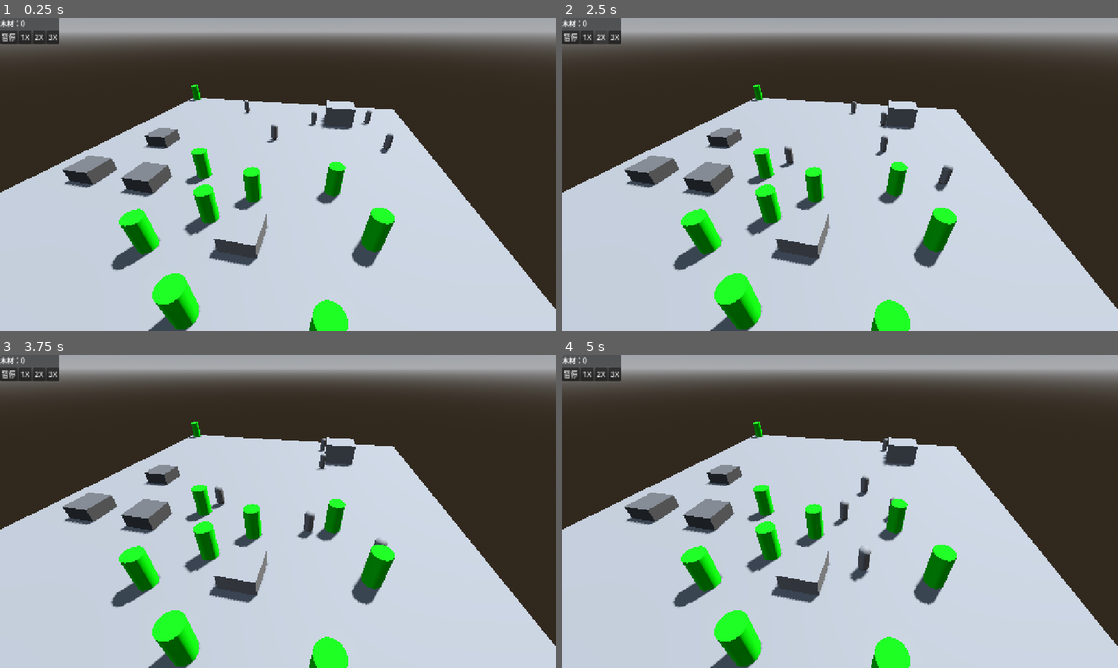
Above: before the commit, frames 1-4 (two rows, left to right).
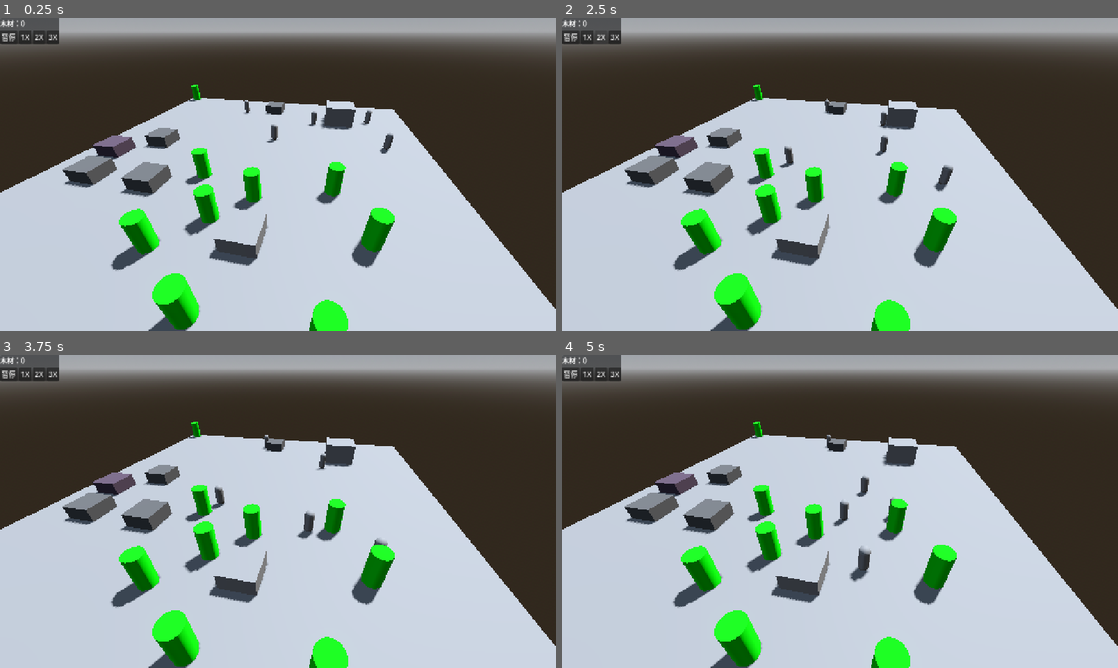
Above: after the commit, the same moments.

Repository: Qfather/gpt_game
Game: Godot game, scene res://Scene/main.tscn
The game is run twice, just before and just after one commit, with the same random seed, the same clock (stepped at 60 frames per second) and the same inputs.
Inputs (mouse positions are in pixels of both pictures, inside the frame that each line leads up to):
- Up to frame 1 (0.25 s): no input
- Up to frame 2 (2.5 s): click "暂停" at 0.5 s; click "1X" at 1.25 s; click "2X" at 2 s
- Up to frame 3 (3.75 s): click "3X" at 2.75 s; tap Enter (ui_accept) at 3.5 s; move the mouse to (400, 495) at 3.52 s; hold Up (ui_up) from 3.53 s (still down); click (400, 495) at 3.67 s
- Up to frame 4 (5 s): tap Enter (ui_accept) at 3.77, 4.52 s; move the mouse to (728, 527) at 4.27 s; release Up (ui_up) at 4.28 s

The runs differ from the first frame. In frame 1, 0.5% of the frame differs, in the area x 16-52%, y 26-46%; in frame 2, 0.6%, in the area x 16-53%, y 25-46%; in frame 3, 0.6%; in frame 4, 0.6%.

Commit message:
通用资源逻辑+第二种资源石头

Diff:
--- a/Scene/building/game/quarry.tscn
+++ b/Scene/building/game/quarry.tscn
@@ -1,13 +1,34 @@
-[gd_scene format=3 uid="uid://cnmemy1tuystt"]
+[gd_scene format=3 uid="uid://bp03yo24lthb4"]
 
 [ext_resource type="Script" uid="uid://ui4gjj7r02dw" path="res://Script/building/game/quarry.gd" id="1_j7tq1"]
 [ext_resource type="Script" uid="uid://c8iasvdn8ygnl" path="res://Script/resource/ResourceStorage.gd" id="2_j7tq1"]
 
-[node name="Quarry" type="Node3D" unique_id=83062817]
+[sub_resource type="StandardMaterial3D" id="StandardMaterial3D_l73x2"]
+albedo_color = Color(0.34901962, 0.28627452, 0.34901962, 1)
+
+[sub_resource type="BoxMesh" id="BoxMesh_t2dwb"]
+material = SubResource("StandardMaterial3D_l73x2")
+size = Vector3(2, 1, 2)
+
+[sub_resource type="BoxShape3D" id="BoxShape3D_t2dwb"]
+size = Vector3(2, 1, 2)
+
+[node name="quarry" type="Node3D" unique_id=1441559658 groups=["resource_buildings"]]
 script = ExtResource("1_j7tq1")
+production_resource_type = 1
 
-[node name="ResourceStorage" type="Node" parent="." unique_id=1910500186]
+[node name="MeshInstance3D" type="MeshInstance3D" parent="." unique_id=202710442]
+transform = Transform3D(1, 0, 0, 0, 1, 0, 0, 0, 1, 0, 0.5, 0)
+mesh = SubResource("BoxMesh_t2dwb")
+
+[node name="ClickArea" type="Area3D" parent="." unique_id=1031481418]
+
+[node name="CollisionShape3D" type="CollisionShape3D" parent="ClickArea" unique_id=1767119099]
+transform = Transform3D(1, 0, 0, 0, 1, 0, 0, 0, 1, 0, 0.5, 0)
+shape = SubResource("BoxShape3D_t2dwb")
+
+[node name="ResourceStorage" type="Node" parent="." unique_id=1680789278]
 script = ExtResource("2_j7tq1")
 wood_capacity = 0.0
-stone_capacity = 20.0
+stone_capacity = 30.0
 food_capacity = 0.0
--- a/Scene/main.tscn
+++ b/Scene/main.tscn
@@ -10,6 +10,7 @@
 [ext_resource type="PackedScene" uid="uid://cmc4xaoufvd7x" path="res://Scene/building/game/lumber_camp.tscn" id="5_3amdw"]
 [ext_resource type="PackedScene" uid="uid://hblm4xs2qdre" path="res://Scene/ui/resource_building_panel.tscn" id="6_1xcnr"]
 [ext_resource type="PackedScene" uid="uid://b35h0wuf0qn8a" path="res://Scene/resource/stone.tscn" id="10_3pt4j"]
+[ext_resource type="PackedScene" uid="uid://bp03yo24lthb4" path="res://Scene/building/game/quarry.tscn" id="11_7y4ci"]
 
 [sub_resource type="ProceduralSkyMaterial" id="ProceduralSkyMaterial_sblpm"]
 sky_horizon_color = Color(0.66224277, 0.6717428, 0.6867428, 1)
@@ -118,5 +119,11 @@
 [node name="Stone2" parent="." unique_id=389346972 instance=ExtResource("10_3pt4j")]
 transform = Transform3D(1, 0, 0, 0, 1, 0, 0, 0, 1, -9.2209835, 0, 0.25632954)
 
+[node name="Stone4" parent="." unique_id=733834534 instance=ExtResource("10_3pt4j")]
+transform = Transform3D(1, 0, 0, 0, 1, 0, 0, 0, 1, -0.6401768, 0, -10.816457)
+
 [node name="Stone3" parent="." unique_id=1043233641 instance=ExtResource("10_3pt4j")]
 transform = Transform3D(1, 0, 0, 0, 1, 0, 0, 0, 1, -5.954482, 0, 6.2588034)
+
+[node name="quarry" parent="." unique_id=1787768537 instance=ExtResource("11_7y4ci")]
+transform = Transform3D(1, 0, 0, 0, 1, 0, 0, 0, 1, -12.111956, 0, 2.7658768)
--- a/Script/building/game/quarry.gd
+++ b/Script/building/game/quarry.gd
@@ -1,2 +1,25 @@
 class_name Quarry
-extends BuildingBase
+extends ResourceBuildingBase
+
+
+# ============================================================
+# 初始化
+# ============================================================
+
+func _ready() -> void:
+
+	super._ready()
+
+	print("========== Quarry 启动 ==========")
+
+
+# ============================================================
+# 分配矿工职业
+# ============================================================
+
+func assign_worker_job(worker: Node) -> void:
+
+	worker.assign_job(
+		worker.Job.MINER,
+		self
+	)
--- a/Script/unit/game/villager.gd
+++ b/Script/unit/game/villager.gd
@@ -52,16 +52,9 @@
 
 func get_job_resource_type() -> Variant:
 
-	match job:
-
-		Job.LUMBERJACK:
-			return ResourceType.Type.WOOD
-
-		Job.MINER:
-			return ResourceType.Type.STONE
-
-		Job.NONE:
-			return null
+	if workplace is ResourceBuildingBase:
+
+		return workplace.production_resource_type
 
 	return null
 var job: Job = Job.NONE
@@ -682,22 +675,26 @@
 	is_transporting = false
 
 
-	match job:
-
-		Job.LUMBERJACK:
-
-			state = State.FIND_RESOURCE
-
-
-		Job.MINER:
-
-			state = State.FIND_RESOURCE
-
-
-		Job.NONE:
-
-			return_to_idle()
-
+	# ========================================================
+	# 资源工人继续下一轮工作
+	# ========================================================
+
+	if workplace is ResourceBuildingBase:
+
+		state = State.FIND_RESOURCE
+
+		return
+
+
+	# ========================================================
+	# 无职业居民恢复空闲
+	# ========================================================
+
+	if job == Job.NONE:
+
+		return_to_idle()
+
+		return
 # ============================================================
 # 通用导航移动
 # ============================================================
@@ -743,48 +740,81 @@
 # 分配工作
 # ============================================================
 
-func assign_job(new_job: Job, new_workplace: Node3D = null):
+func assign_job(
+	new_job: Job,
+	new_workplace: Node3D = null
+) -> void:
 
 	job = new_job
 	workplace = new_workplace
 
 
-	match job:
-
-		Job.NONE:
-
-			print("👨 村民失去工作")
-			# 如果当前有目标树，先解除预约
-			if is_instance_valid(target_resource):
-
-				if target_resource.has_method("release"):
-					target_resource.release(self)
-
-			workplace = null
-			target_resource = null
-
-			return_to_idle()
-
-
-		Job.LUMBERJACK:
-
-			if workplace == null:
-
-				print("❌ 伐木工没有工作建筑")
-
-				job = Job.NONE
-				return_to_idle()
-
-				return
-
-
-			print(
-				"🪓 村民成为伐木工，工作地点：",
-				workplace.name
-			)
-
-			state = State.FIND_RESOURCE
-
+	# ========================================================
+	# 失去工作
+	# ========================================================
+
+	if job == Job.NONE:
+
+		print("👨 村民失去工作")
+
+		# 如果当前预约了资源，解除预约
+		if is_instance_valid(target_resource):
+
+			if target_resource.has_method("release"):
+				target_resource.release(self)
+
+		workplace = null
+		target_resource = null
+
+		return_to_idle()
+
+		return
+
+
+	# ========================================================
+	# 工作地点检查
+	# ========================================================
+
+	if workplace == null:
+
+		print("❌ 村民获得职业，但没有工作建筑")
+
+		job = Job.NONE
+		target_resource = null
+
+		return_to_idle()
+
+		return
+
+
+	# ========================================================
+	# 资源采集职业
+	# ========================================================
+
+	if workplace is ResourceBuildingBase:
+
+		print(
+			"⛏️ 村民开始资源采集工作：",
+			workplace.name,
+			" | 职业：",
+			job,
+			" | 资源：",
+			workplace.production_resource_type
+		)
+
+		state = State.FIND_RESOURCE
+
+		return
+
+
+	# ========================================================
+	# 未实现的其他职业
+	# ========================================================
+
+	print(
+		"⚠️ 当前职业暂时没有对应的工作逻辑：",
+		job
+	)
 # ============================================================
 # 是否空闲
 # ============================================================
Not shown: 2 places in Scene/main.tscn that only renumber resources
Not shown, removed: 修复ResourceBuildingBase抽取后伐木工停止工作.md
